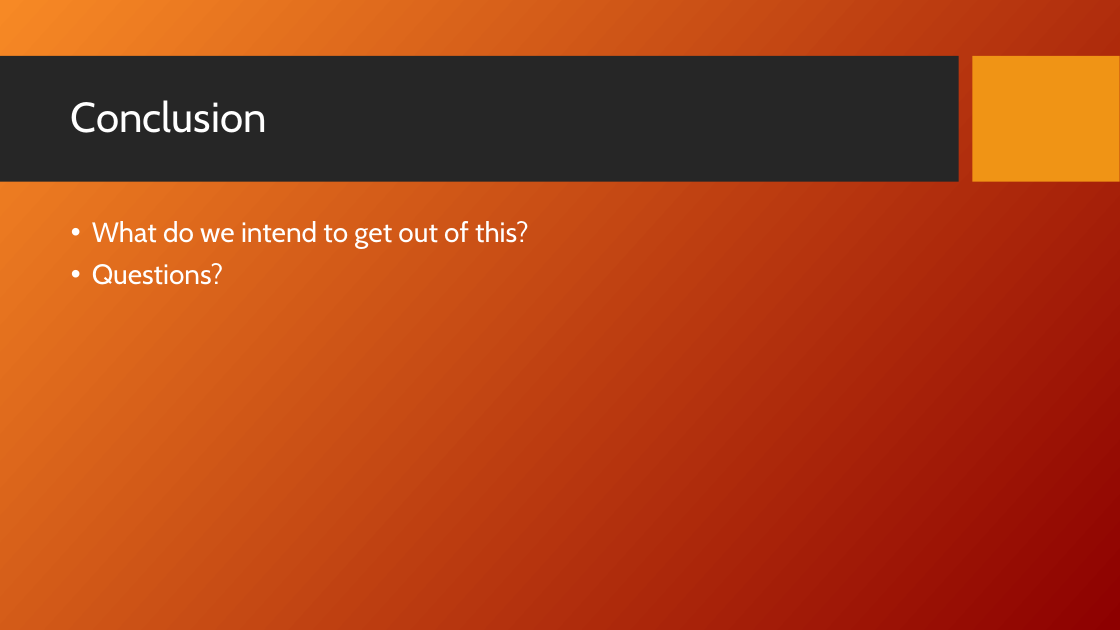
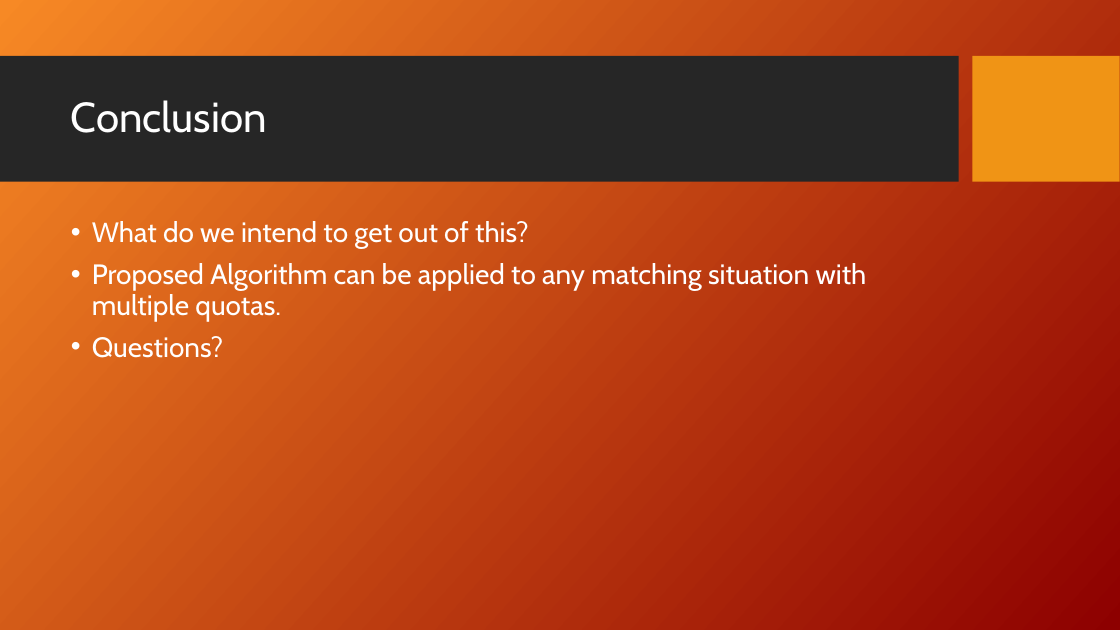
Before and after one commit to fmromano/GameTheoryProject, a slide deck: slide 9 of Paper/MatchingJobsPresentation_KH_FR.ppt (slide 8 before the commit). Drawn at 1120x630 pixels with LibreOffice and Linux fonts; fonts in the diff are those of the drawing; background and template pictures are left out. Boxes give left, top, right and bottom in pixels: in the first picture for what was removed or moved away, otherwise in the second. Text is boxed around its words. In the diff, an @@ line names an element or a change of style, - is before the commit and + after.

```diff
--- a/Paper/MatchingJobsPresentation_KH_FR.ppt
+++ b/Paper/MatchingJobsPresentation_KH_FR.ppt
@@ text at (92,263,867,321): paragraph added @@
+• Proposed Algorithm can be applied to any matching situation with multiple quotas.
```
Also in this commit, not shown: 4 other slides changed, 3 slides added, 2 slides removed.
